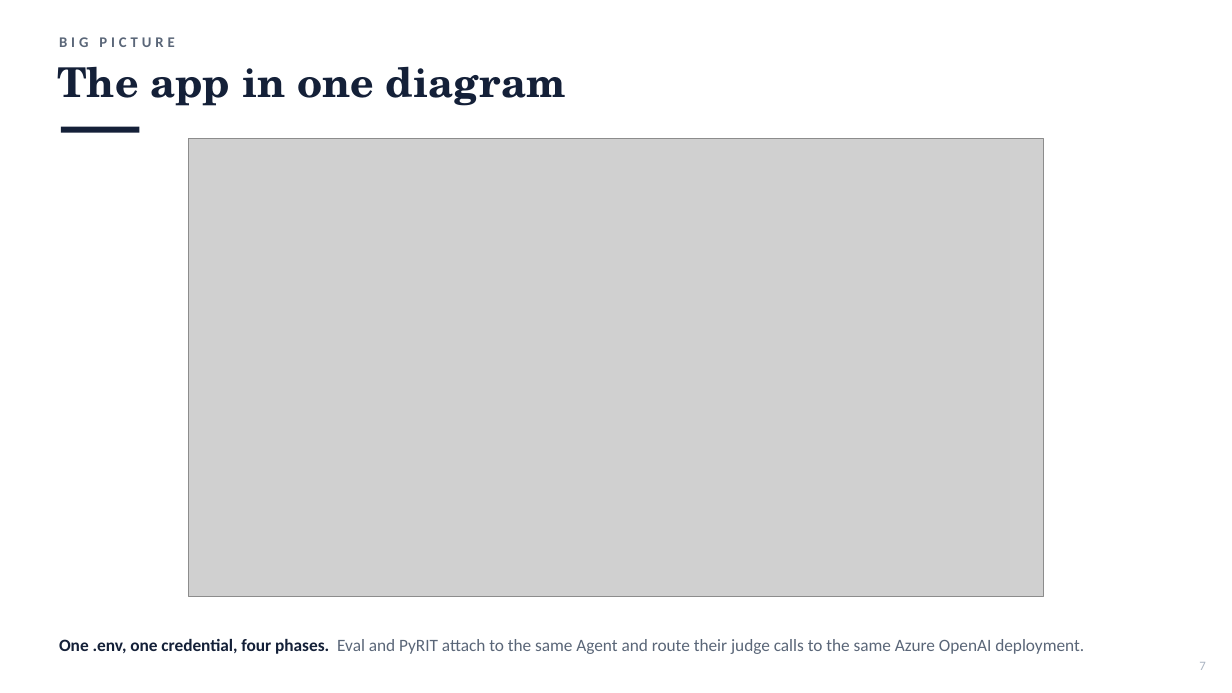
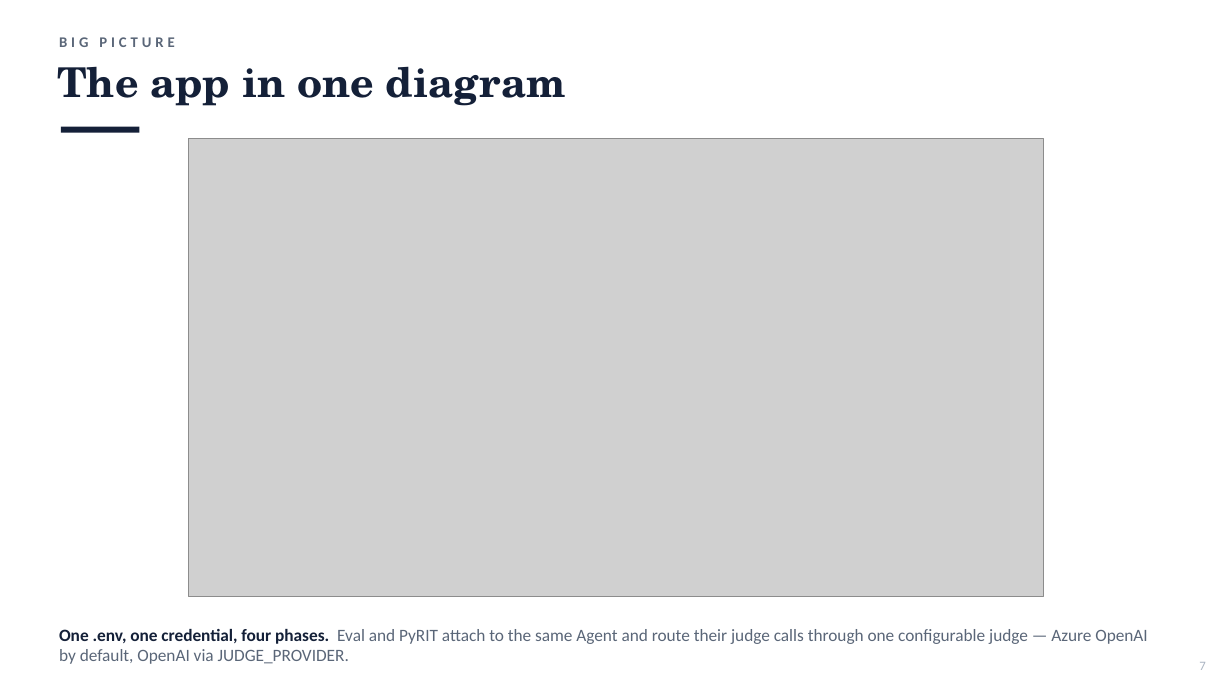
Before and after one commit to olonok69/agents_framework_sdk, a slide deck: slide 8 of microsoft_agent_framework_app/docs/Building_an_Agent_Framework_App.pptx. Drawn at 1232x693 pixels with LibreOffice and Linux fonts; fonts in the diff are those of the drawing; grey boxes stand for pictures. Boxes give left, top, right and bottom in pixels: in the first picture for what was removed or moved away, otherwise in the second. Text is boxed around its words. In the diff, an @@ line names an element or a change of style, - is before the commit and + after.

```diff
--- a/microsoft_agent_framework_app/docs/Building_an_Agent_Framework_App.pptx
+++ b/microsoft_agent_framework_app/docs/Building_an_Agent_Framework_App.pptx
@@ text at (59,629,1147,664): text changed @@
-One .env, one credential, four phases. Eval and PyRIT attach to the same Agent and route their judge calls to the same Azure OpenAI deployment.
+One .env, one credential, four phases. Eval and PyRIT attach to the same Agent and route their judge calls through one configurable judge — Azure OpenAI by default, OpenAI via JUDGE_PROVIDER.
```
Also in this commit, not shown: 6 other slides changed, 1 other file.
